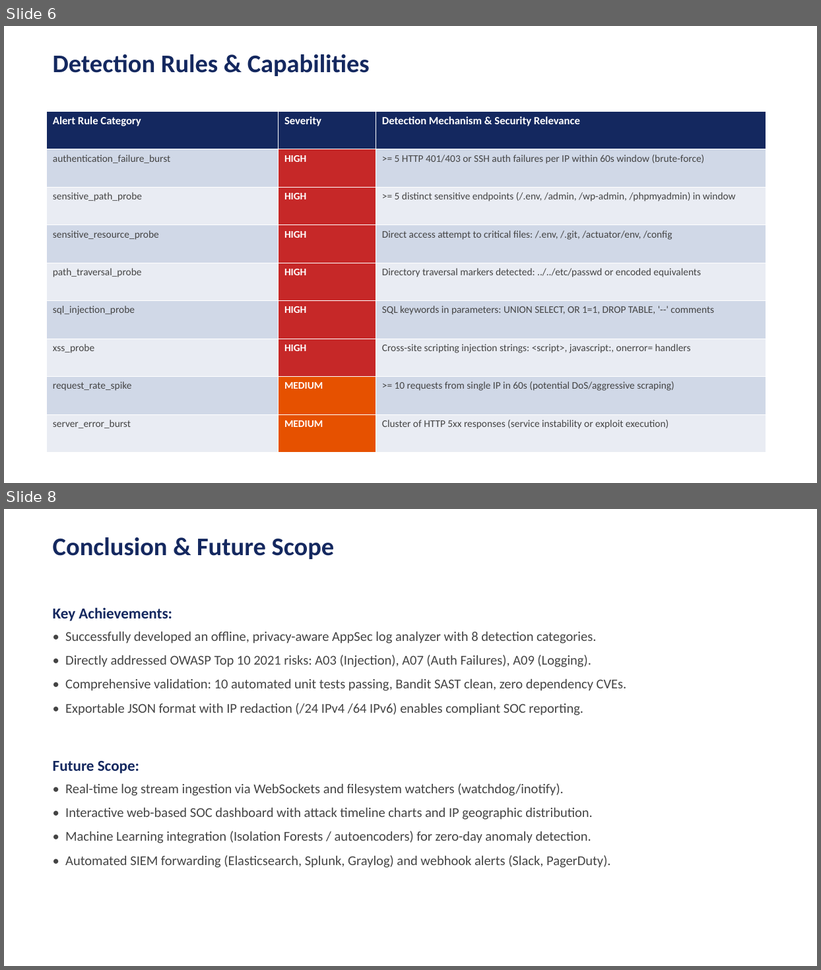
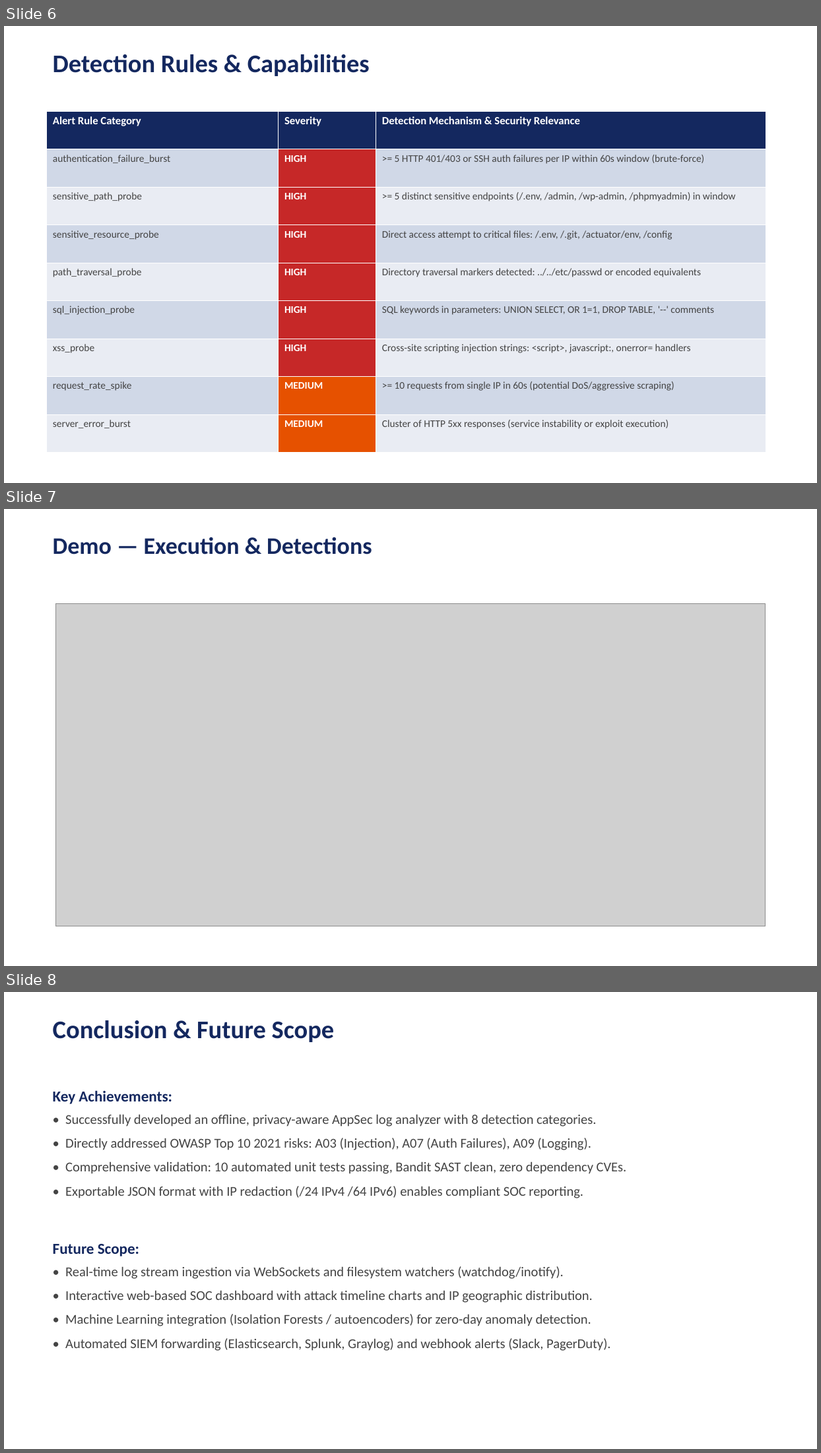
Before and after one commit to vijjada/PROJECT-NAME---LOG-FILE-ANALYZER-FOR-INTRUSION-DETECTION, a slide deck: docs/AppSec_Log_Analyzer_Presentation.pptx. Shown one above the other, each under a label of ours: slides 6 and 8 before the commit, slides 6, 7 and 8 after it; the slides between them are not shown. The pictures are 821x970 and 821x1453 pixels, drawn with LibreOffice and Linux fonts; fonts in the diff are those of the drawing; grey boxes stand for pictures; background and template pictures are left out. Boxes give left, top, right and bottom in pixels: in the first picture for what was removed or moved away, otherwise in the second. Text is boxed around its words. In the diff, an @@ line names an element or a change of style, - is before the commit and + after.

Commit message:
Update Slide 7 with live terminal execution screenshot

```diff
--- a/docs/AppSec_Log_Analyzer_Presentation.pptx
+++ b/docs/AppSec_Log_Analyzer_Presentation.pptx
@@ slide 7 added at [4,509,817,966], background picture (left out) @@
@@ text added at [53,537,372,555], 28 pt, text #14285F, bold @@
+Demo — Execution & Detections
@@ picture added at [56,603,765,927] @@
```
Also in this commit, not shown: 1 slide removed, 1 other file.
